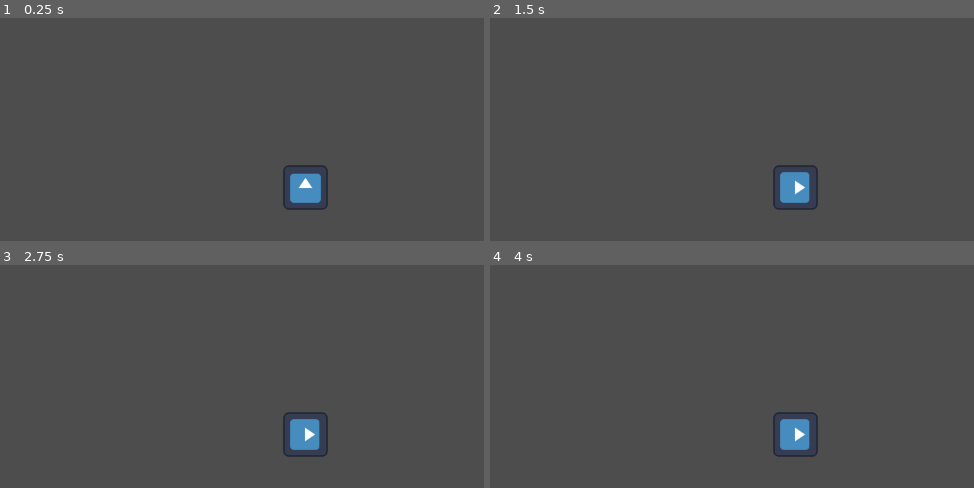
Above: before the commit, frames 1-4 (two rows, left to right).
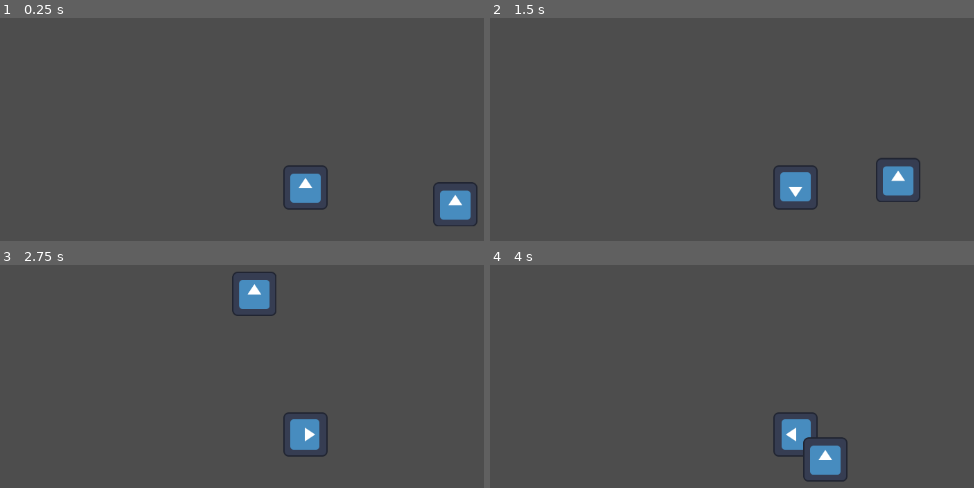
Above: after the commit, the same moments.

Repository: questionmark5482/Beat-Hunter
Game: Godot game, scene res://Scenes/stage.tscn
Two runs of this game, one before a commit and one after it. Both use one fixed random seed, a clock stepped at 60 frames per second and the inputs below. The engine's default icon, where the game draws it, is replaced by a stand-in: a white triangle on a blue panel in a dark square.
Inputs:
- Up to frame 1 (0.25 s): no input
- Up to frame 2 (1.5 s): tap Enter at 0.5 s; hold Right (ui_right) 0.53-1.28 s; hold J (attack) 0.53-1.28 s; tap Space (dance) at 0.8, 1.25, 1.35 s; hold Down (ui_down) from 1.28 s (still down)
- Up to frame 3 (2.75 s): tap J (attack) at 1.55 s; release Down (ui_down) at 2.03 s; hold Right (ui_right) from 2.03 s (still down); hold J (attack) from 2.03 s (still down); tap Space (dance) at 2.3 s
- Up to frame 4 (4 s): release Right (ui_right) at 2.78 s; release J (attack) at 2.78 s; hold Up (ui_up) 2.78-3.53 s; tap Space (dance) at 2.85, 3.8 s; tap J (attack) at 3.05 s; hold Left (ui_left) from 3.53 s (still down); hold K (defend) from 3.53 s (still down)

The runs differ from the first frame. In frame 1, 1.1% of the frame differs, in the area x 89-99%, y 73-94%; in frame 2, 1.3%; in frame 3, 1.1%; in frame 4, 1.4%, in the area x 59-74%, y 69-98%.

Commit message:
2023/09/28

Diff:
--- /dev/null
+++ b/Scenes/monster.tscn
@@ -0,0 +1,81 @@
+[gd_scene load_steps=6 format=3 uid="uid://do1c08fvn57es"]
+
+[ext_resource type="Texture2D" uid="uid://dcap3h1bilchx" path="res://icon.svg" id="1_wk683"]
+
+[sub_resource type="RectangleShape2D" id="RectangleShape2D_x0t05"]
+
+[sub_resource type="Animation" id="Animation_53024"]
+length = 0.001
+tracks/0/type = "value"
+tracks/0/imported = false
+tracks/0/enabled = true
+tracks/0/path = NodePath("Sprite2D:position")
+tracks/0/interp = 1
+tracks/0/loop_wrap = true
+tracks/0/keys = {
+"times": PackedFloat32Array(0),
+"transitions": PackedFloat32Array(1),
+"update": 0,
+"values": [Vector2(0, 0)]
+}
+tracks/1/type = "value"
+tracks/1/imported = false
+tracks/1/enabled = true
+tracks/1/path = NodePath("Sprite2D:rotation")
+tracks/1/interp = 1
+tracks/1/loop_wrap = true
+tracks/1/keys = {
+"times": PackedFloat32Array(0),
+"transitions": PackedFloat32Array(1),
+"update": 0,
+"values": [0.0]
+}
+
+[sub_resource type="Animation" id="Animation_wa0pg"]
+resource_name = "test_animation"
+tracks/0/type = "value"
+tracks/0/imported = false
+tracks/0/enabled = true
+tracks/0/path = NodePath("Sprite2D:position")
+tracks/0/interp = 1
+tracks/0/loop_wrap = true
+tracks/0/keys = {
+"times": PackedFloat32Array(0, 1),
+"transitions": PackedFloat32Array(1, 1),
+"update": 0,
+"values": [Vector2(0, 0), Vector2(226, 51)]
+}
+tracks/1/type = "value"
+tracks/1/imported = false
+tracks/1/enabled = false
+tracks/1/path = NodePath("Sprite2D:rotation")
+tracks/1/interp = 1
+tracks/1/loop_wrap = true
+tracks/1/keys = {
+"times": PackedFloat32Array(0, 1),
+"transitions": PackedFloat32Array(1, 1),
+"update": 0,
+"values": [0.0, 0.0]
+}
+
+[sub_resource type="AnimationLibrary" id="AnimationLibrary_0pst5"]
+_data = {
+"RESET": SubResource("Animation_53024"),
+"test_animation": SubResource("Animation_wa0pg")
+}
+
+[node name="Monster" type="CharacterBody2D"]
+
+[node name="CollisionShape2D" type="CollisionShape2D" parent="."]
+shape = SubResource("RectangleShape2D_x0t05")
+
+[node name="Sprite2D" type="Sprite2D" parent="."]
+position = Vector2(226, 51)
+texture = ExtResource("1_wk683")
+
+[node name="AnimationPlayer" type="AnimationPlayer" parent="Sprite2D"]
+root_node = NodePath("../..")
+reset_on_save = false
+libraries = {
+"": SubResource("AnimationLibrary_0pst5")
+}
--- a/Scenes/player.tscn
+++ b/Scenes/player.tscn
@@ -1,7 +1,8 @@
-[gd_scene load_steps=3 format=3 uid="uid://by3j1k0kwphdg"]
+[gd_scene load_steps=4 format=3 uid="uid://by3j1k0kwphdg"]
 
 [ext_resource type="Script" path="res://Scripts/Player_state_machine.gd" id="1_0kxaa"]
 [ext_resource type="Texture2D" uid="uid://dcap3h1bilchx" path="res://icon.svg" id="2_6bfeq"]
+[ext_resource type="AudioStream" uid="uid://ddiyjdwb47smh" path="res://Audio/Side Stick.wav" id="3_ql4p5"]
 
 [node name="Player" type="CharacterBody2D"]
 script = ExtResource("1_0kxaa")
@@ -15,3 +16,6 @@
 
 [node name="Camera2D" type="Camera2D" parent="."]
 zoom = Vector2(0.5, 0.5)
+
+[node name="AudioStreamPlayer" type="AudioStreamPlayer" parent="."]
+stream = ExtResource("3_ql4p5")
--- a/Scenes/stage.tscn
+++ b/Scenes/stage.tscn
@@ -1,6 +1,7 @@
-[gd_scene load_steps=3 format=3 uid="uid://ba8j456xh62iy"]
+[gd_scene load_steps=4 format=3 uid="uid://ba8j456xh62iy"]
 
 [ext_resource type="PackedScene" uid="uid://0mrhihhtxc8w" path="res://Scenes/beats_manager.tscn" id="1_o6i02"]
+[ext_resource type="PackedScene" uid="uid://do1c08fvn57es" path="res://Scenes/monster.tscn" id="3_217rf"]
 [ext_resource type="PackedScene" uid="uid://by3j1k0kwphdg" path="res://Scenes/player.tscn" id="3_dvebp"]
 
 [node name="Stage" type="Node2D"]
@@ -8,3 +9,6 @@
 [node name="BeatsManager" parent="." instance=ExtResource("1_o6i02")]
 
 [node name="Player" parent="." instance=ExtResource("3_dvebp")]
+
+[node name="Monster" parent="." instance=ExtResource("3_217rf")]
+position = Vector2(206, -2)
--- a/Scripts/Player_state_machine.gd
+++ b/Scripts/Player_state_machine.gd
@@ -1,7 +1,7 @@
 extends CharacterBody2D
 
-const SPEED = 300.0
-const PLAYER_DRAG = 50
+const SPEED = 700.0
+const PLAYER_DRAG = SPEED * 0.2
 const STEER_VELOCITY = 1
 
 var input_direction: Vector2
@@ -18,8 +18,11 @@
 const SUBSTATE_DEFEND = "defend"
 const SUBSTATE_DODGE = "dodge"
 
+var audio_player: AudioStreamPlayer
+
 func _ready():
 	current_state = STATE_RUN
+	audio_player = get_node("AudioStreamPlayer")
 
 func _physics_process(delta):
 	match current_state:
@@ -49,6 +52,7 @@
 
 func handle_attack_substate(delta):
 	print("Dance_Attack!")
+	audio_player.play()
 	current_substate = SUBSTATE_IDLE
 	pass
 
@@ -76,7 +80,8 @@
 		current_substate = SUBSTATE_IDLE
 
 func handle_dance_state_input(event):
-	# Problem is here. Attack state can ony detect attack.
+	if event.is_action_released("dance"):
+		current_state = STATE_RUN
 	match current_substate:
 		SUBSTATE_IDLE:
 			handle_idle_substate_input(event)
--- a/project.godot
+++ b/project.godot
@@ -52,20 +52,24 @@
 dance={
 "deadzone": 0.5,
 "events": [Object(InputEventKey,"resource_local_to_scene":false,"resource_name":"","device":0,"window_id":0,"alt_pressed":false,"shift_pressed":false,"ctrl_pressed":false,"meta_pressed":false,"pressed":false,"keycode":0,"physical_keycode":32,"key_label":0,"unicode":0,"echo":false,"script":null)
+, Object(InputEventJoypadButton,"resource_local_to_scene":false,"resource_name":"","device":-1,"button_index":10,"pressure":0.0,"pressed":false,"script":null)
 ]
 }
 attack={
 "deadzone": 0.5,
 "events": [Object(InputEventKey,"resource_local_to_scene":false,"resource_name":"","device":0,"window_id":0,"alt_pressed":false,"shift_pressed":false,"ctrl_pressed":false,"meta_pressed":false,"pressed":false,"keycode":0,"physical_keycode":74,"key_label":0,"unicode":0,"echo":false,"script":null)
+, Object(InputEventJoypadButton,"resource_local_to_scene":false,"resource_name":"","device":-1,"button_index":1,"pressure":0.0,"pressed":false,"script":null)
 ]
 }
 defend={
 "deadzone": 0.5,
 "events": [Object(InputEventKey,"resource_local_to_scene":false,"resource_name":"","device":0,"window_id":0,"alt_pressed":false,"shift_pressed":false,"ctrl_pressed":false,"meta_pressed":false,"pressed":false,"keycode":0,"physical_keycode":75,"key_label":0,"unicode":0,"echo":false,"script":null)
+, Object(InputEventJoypadButton,"resource_local_to_scene":false,"resource_name":"","device":-1,"button_index":2,"pressure":0.0,"pressed":false,"script":null)
 ]
 }
 dodge={
 "deadzone": 0.5,
 "events": [Object(InputEventKey,"resource_local_to_scene":false,"resource_name":"","device":0,"window_id":0,"alt_pressed":false,"shift_pressed":false,"ctrl_pressed":false,"meta_pressed":false,"pressed":false,"keycode":0,"physical_keycode":76,"key_label":0,"unicode":0,"echo":false,"script":null)
+, Object(InputEventJoypadButton,"resource_local_to_scene":false,"resource_name":"","device":-1,"button_index":0,"pressure":0.0,"pressed":false,"script":null)
 ]
 }
Not shown, changed: To-do List.txt
